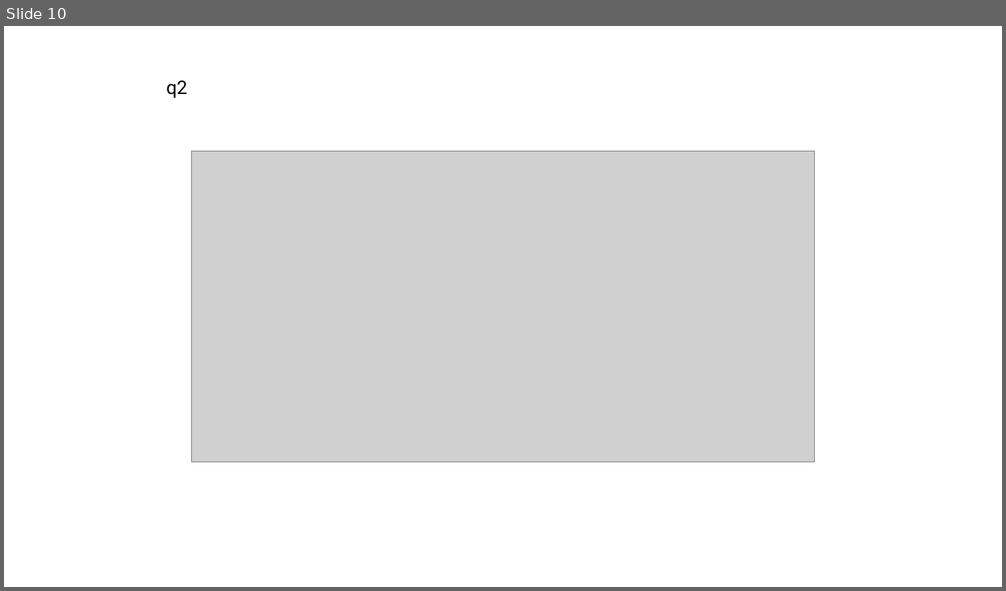
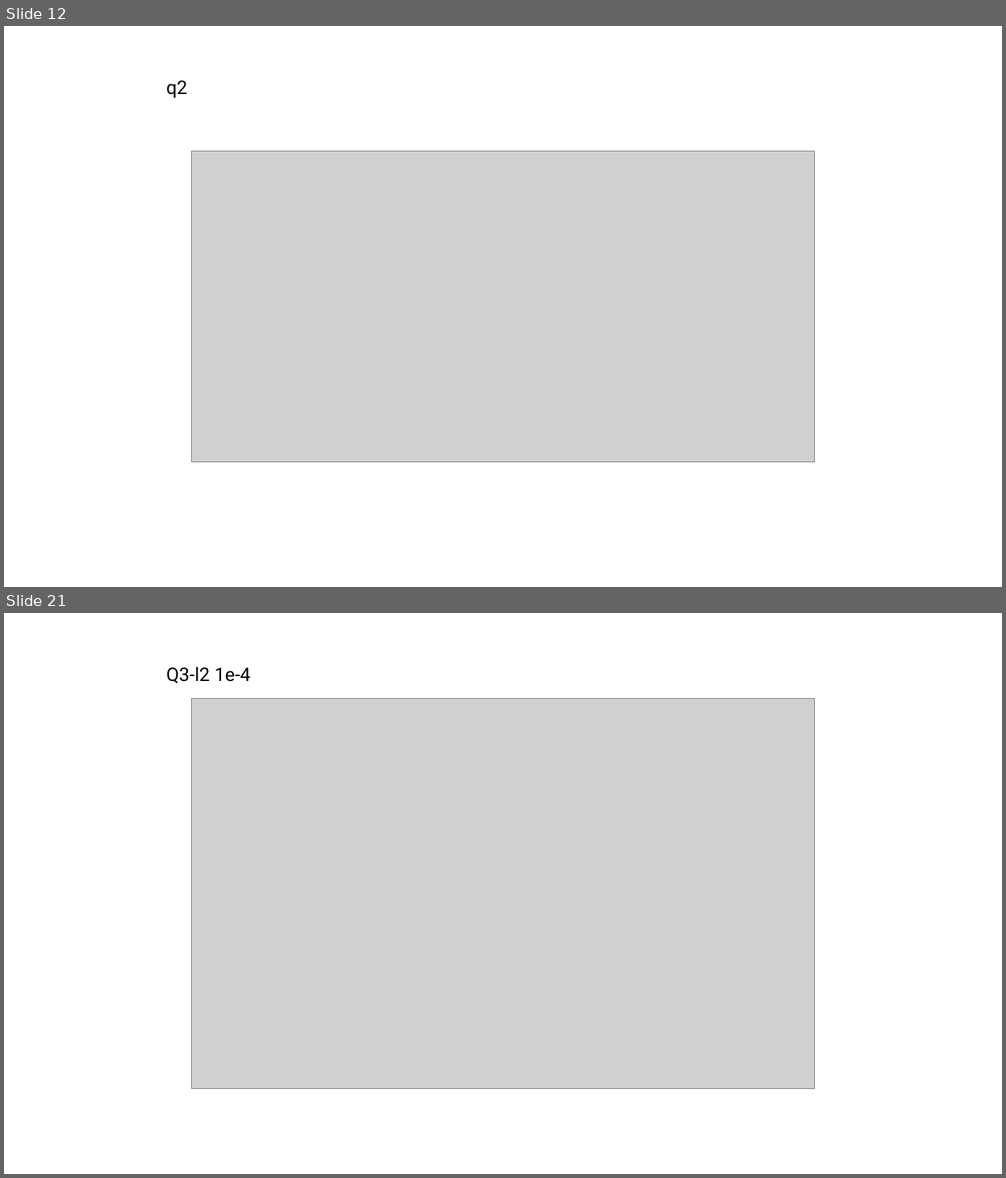
Before and after one commit to amirnadaBGU/deeplearningEE, a slide deck: hw_1_images.pptx. Shown one above the other, each under a label of ours: slide 10 before the commit, slides 12 and 21 after it; the slides between them are not shown. The pictures are 1006x591 and 1006x1178 pixels, drawn with LibreOffice and Linux fonts; fonts in the diff are those of the drawing; grey boxes stand for pictures. Boxes give left, top, right and bottom in pixels: in the first picture for what was removed or moved away, otherwise in the second. Text is boxed around its words. In the diff, an @@ line names an element or a change of style, - is before the commit and + after.

```diff
--- a/hw_1_images.pptx
+++ b/hw_1_images.pptx
@@ slide 21 added at <box>4,613,1002,1174</box>, background #FFFFFF @@
@@ text added at <box>166,666,251,683</box>, 18 pt, text #000000 @@
+Q3-l2 1e-4
@@ picture added at <box>191,699,815,1089</box> @@
@@ what was slide 10 is now slide 12 @@
```
Also in this commit, not shown: 11 other slides added, 2 other files.
